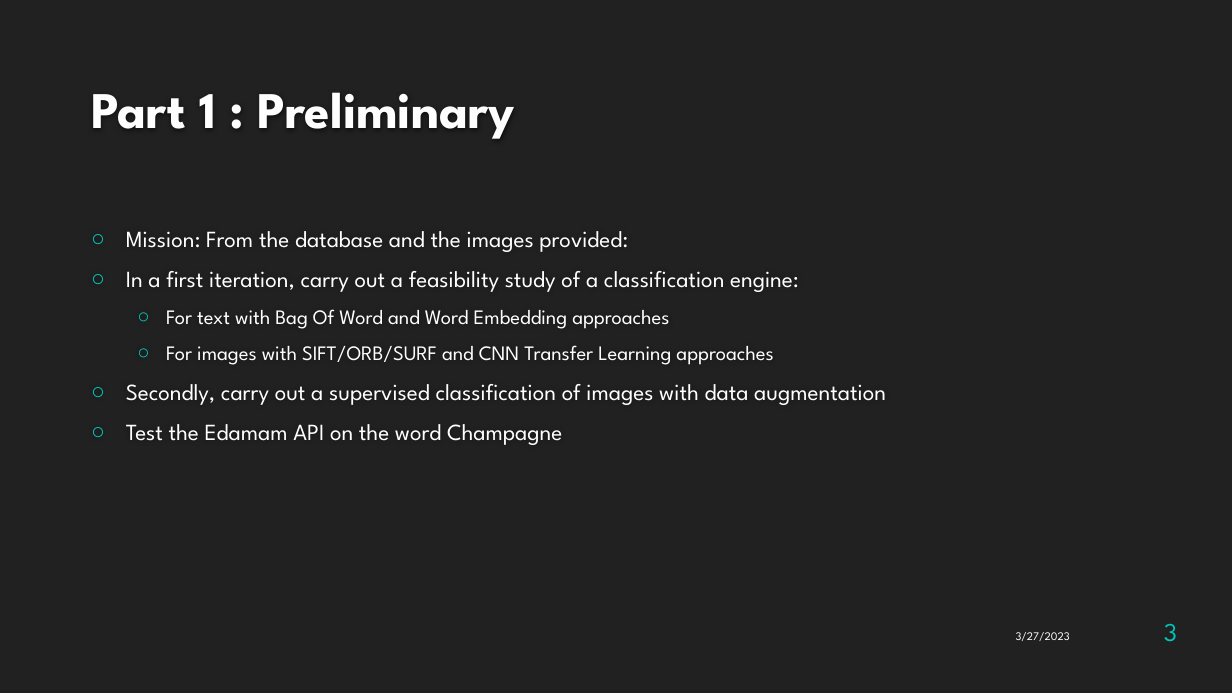
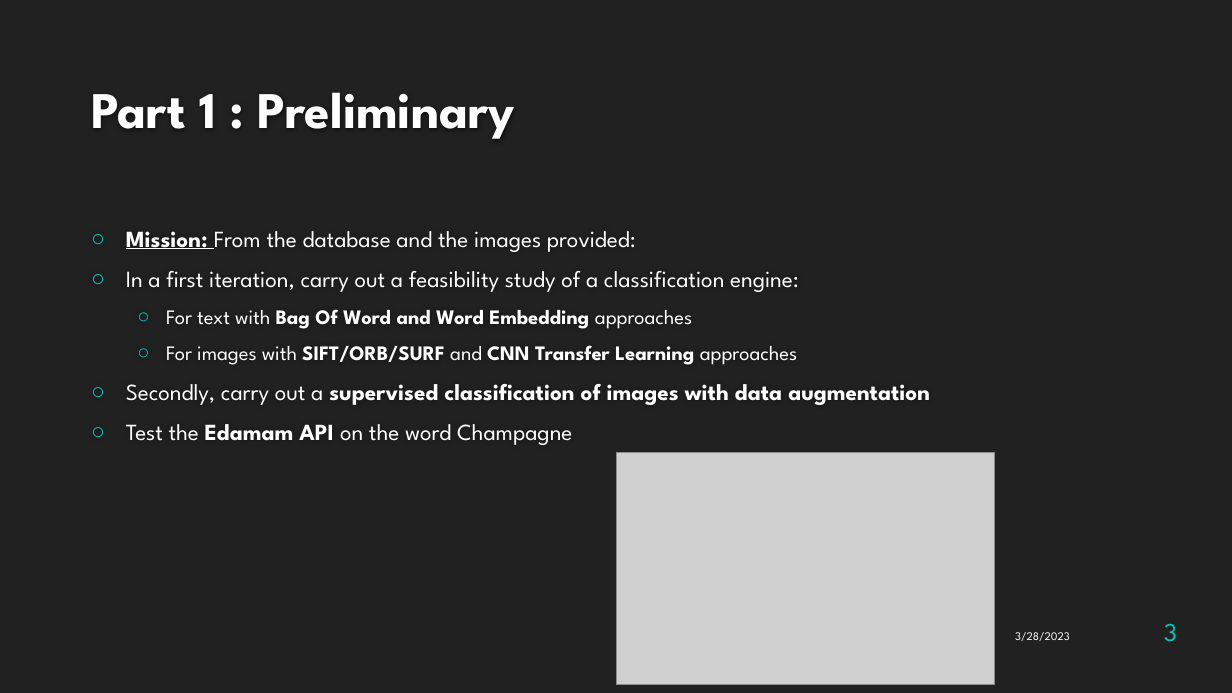
Before and after one commit to Antoine1608/OC-DS-P6-Classifiez_automatiquement_biens_consommation, a slide deck: slide 3 of Naudy_Antoine_5_presentation_032023.pptx. Drawn at 1232x693 pixels with LibreOffice and Linux fonts; fonts in the diff are those of the drawing; grey boxes stand for pictures; background and template pictures are left out. Boxes give left, top, right and bottom in pixels: in the first picture for what was removed or moved away, otherwise in the second. Text is boxed around its words. In the diff, an @@ line names an element or a change of style, - is before the commit and + after.

```diff
--- a/Naudy_Antoine_5_presentation_032023.pptx
+++ b/Naudy_Antoine_5_presentation_032023.pptx
@@ text at box(126, 231, 930, 445): bold on in "Mission:", "Bag Of Word and Word Embedding", "SIFT/ORB/SURF CNN Transfer Learning", "supervised classification of images with data augmentation" and 1 more places; underline on in "Mission:" @@
@@ picture added at box(616, 452, 994, 685) @@
@@ text at box(1015, 632, 1070, 641): text changed @@
-3/27/2023
+3/28/2023
```
Also in this commit, not shown: 8 other slides changed, 17 slides added.
